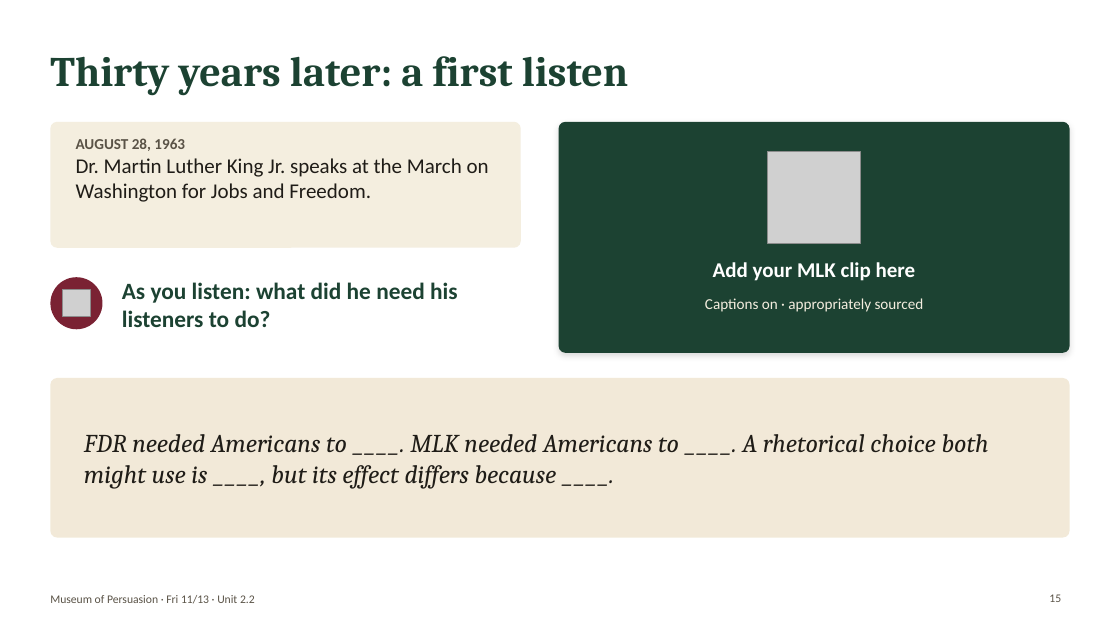
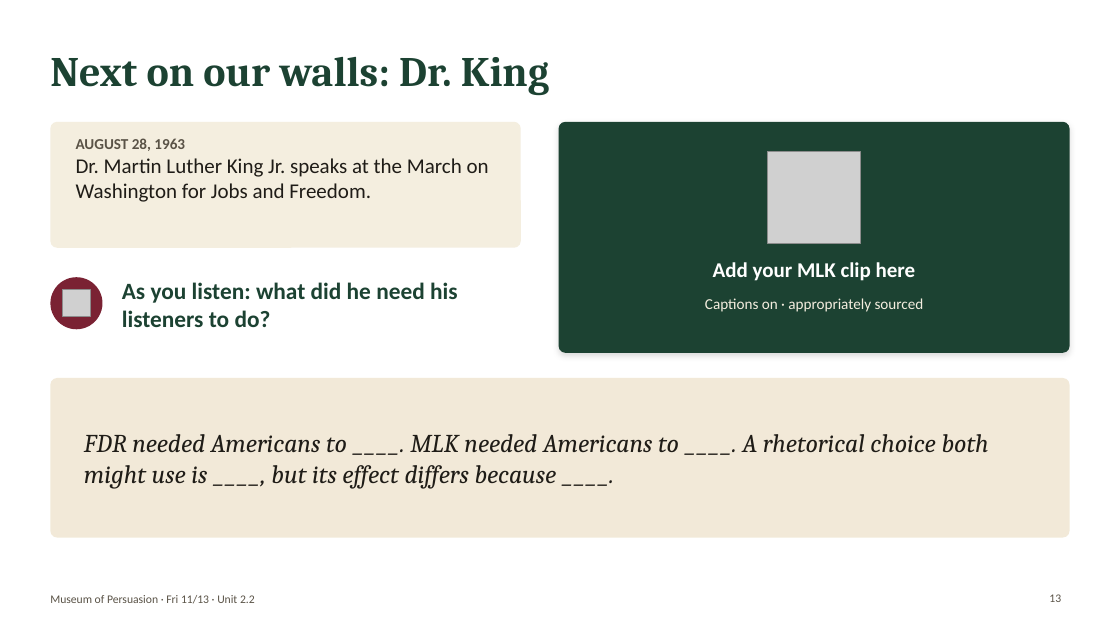
Before and after one commit to bookfairshit/Unit-2.2-Informational-Text, a slide deck: slide 13 of lumio/museum-of-persuasion-nov-13.pptx (slide 15 before the commit). Drawn at 1120x630 pixels with LibreOffice and Linux fonts; fonts in the diff are those of the drawing; grey boxes stand for pictures. Boxes give left, top, right and bottom in pixels: in the first picture for what was removed or moved away, otherwise in the second. Text is boxed around its words. In the diff, an @@ line names an element or a change of style, - is before the commit and + after.

```diff
--- a/lumio/museum-of-persuasion-nov-13.pptx
+++ b/lumio/museum-of-persuasion-nov-13.pptx
@@ title at (50,57,549,96): text changed @@
-Thirty years later: a first listen
+Next on our walls: Dr. King
@@ page number at (1049,594,1061,602): text changed @@
-15
+13
```
Also in this commit, not shown: 5 other slides changed, 8 slides added, 10 slides removed, 2 other files.
